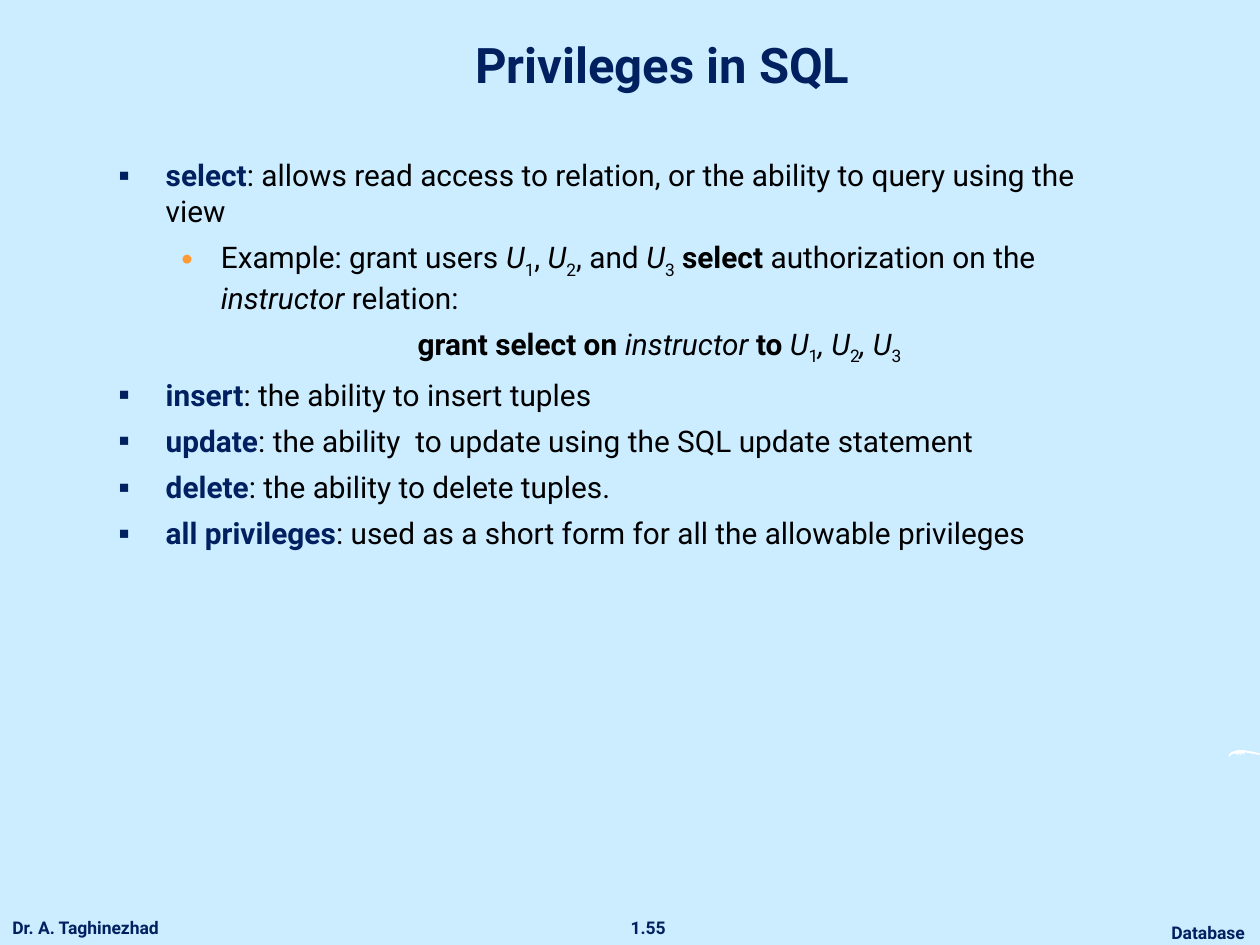
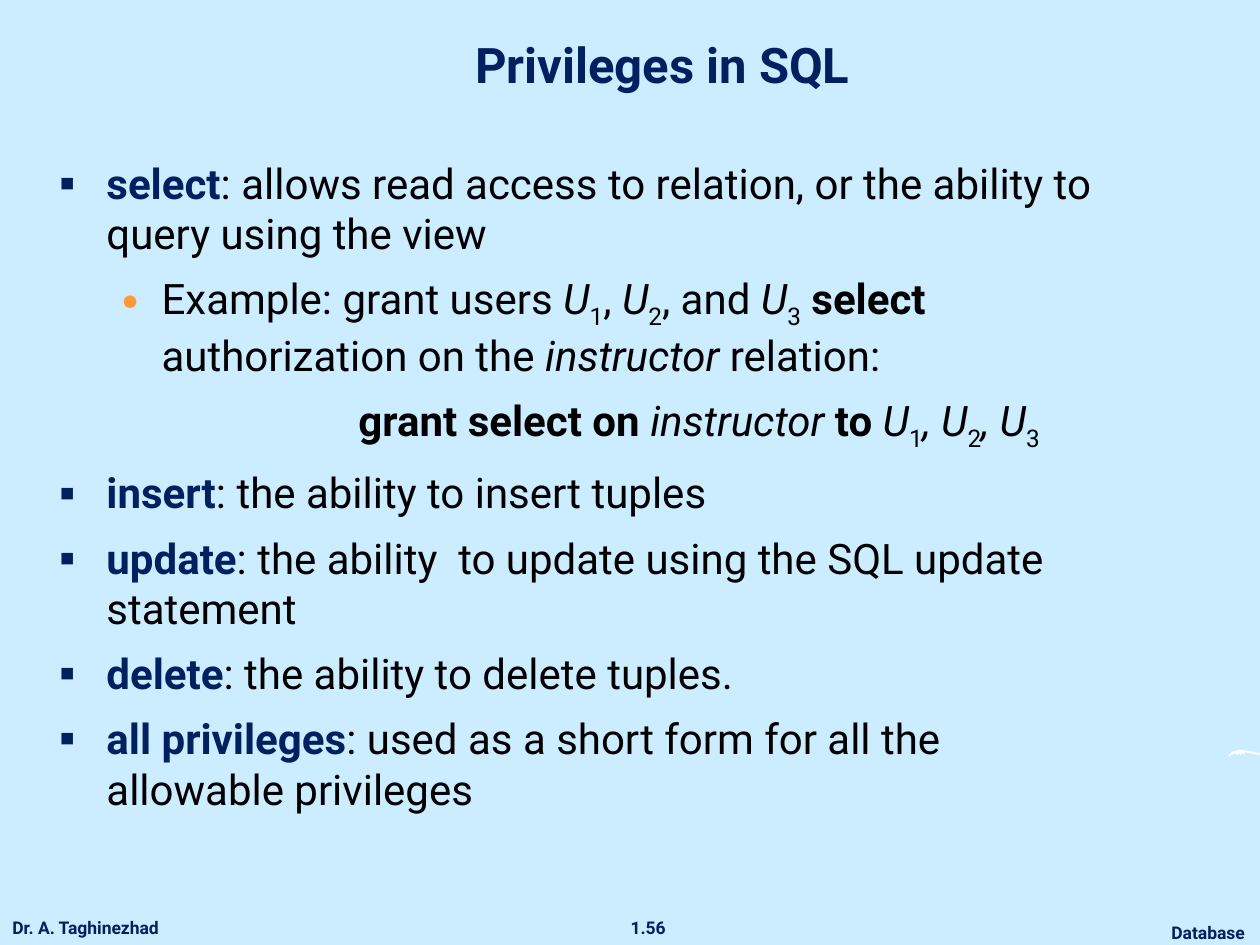
Before and after one commit to ataghinezhad/ataghinezhad.github.io, a slide deck: slide 56 of courses/downloads/temp/Database_Lec4.pptx (slide 55 before the commit). Drawn at 1260x945 pixels with LibreOffice and Linux fonts; fonts in the diff are those of the drawing; background and template pictures are left out. Boxes give left, top, right and bottom in pixels: in the first picture for what was removed or moved away, otherwise in the second. Text is boxed around its words. In the diff, an @@ line names an element or a change of style, - is before the commit and + after.

```diff
--- a/courses/downloads/temp/Database_Lec4.pptx
+++ b/courses/downloads/temp/Database_Lec4.pptx
@@ text "select: allows read access to ...": place and size @@
-text "select: allows read access to ..." at [166,163,1074,551]
+text "select: allows read access to ..." at [106,167,1091,814]
@@ text "select: allows read access to ..." at [106,167,1091,814]: size 17 to 24 pt; more space between paragraphs @@
@@ page number at [631,921,666,934]: text changed @@
-1.55
+1.56
```
Also in this commit, not shown: 39 other slides changed, 2 slides added, 1 slide removed, 1 other file.
